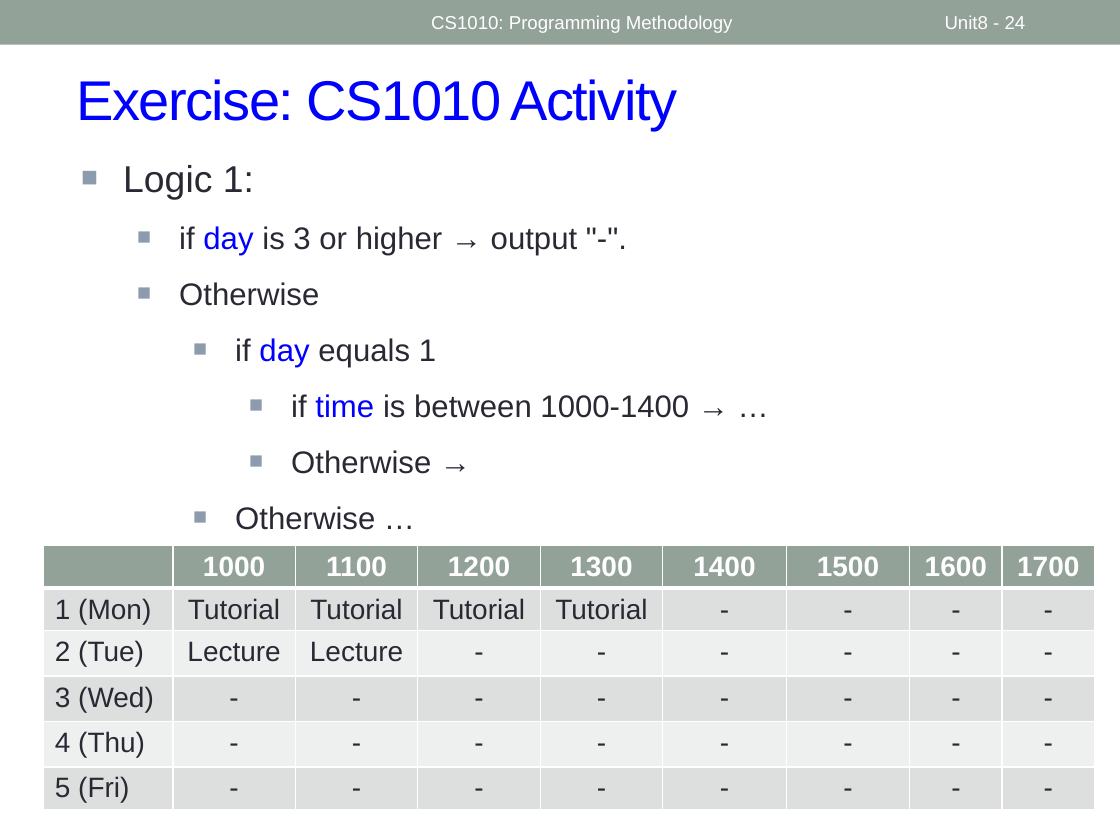
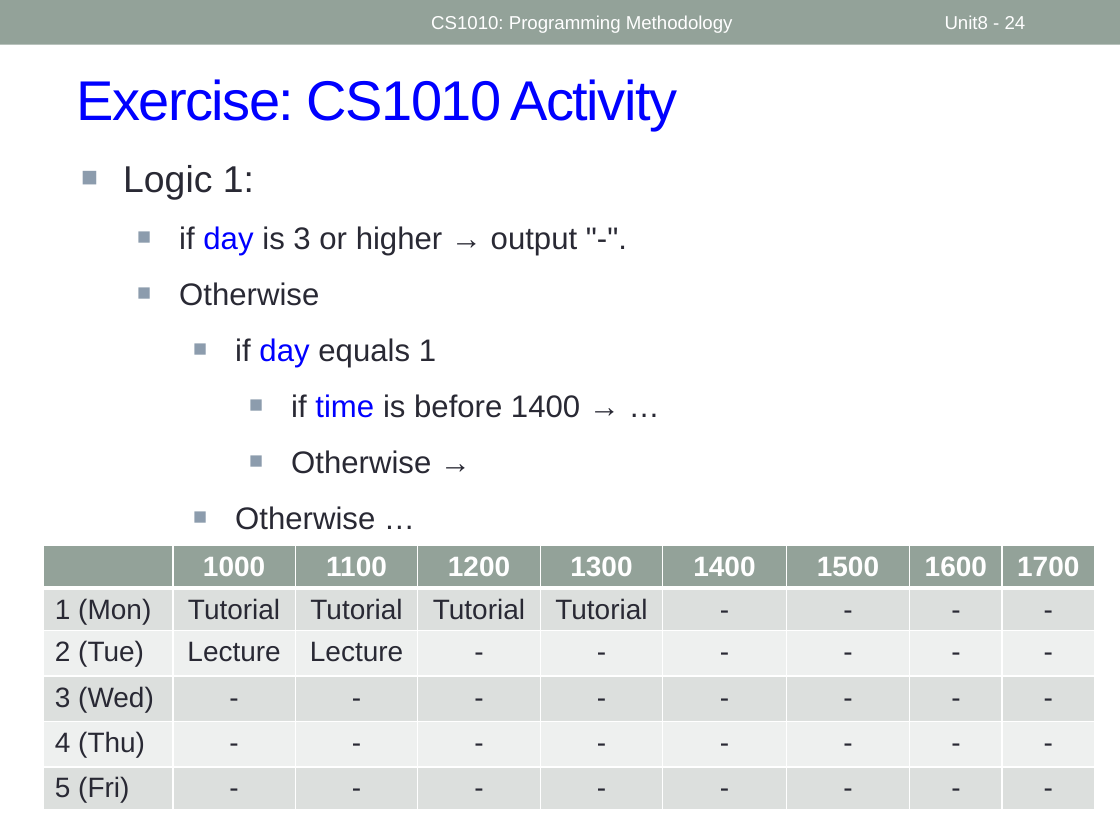
Before and after one commit to nus-cs1010-2526-s2/website, a slide deck: slide 24 of slides/Week4.pptx. Drawn at 1120x840 pixels with LibreOffice and Linux fonts; fonts in the diff are those of the drawing. Boxes give left, top, right and bottom in pixels: in the first picture for what was removed or moved away, otherwise in the second. Text is boxed around its words. In the diff, an @@ line names an element or a change of style, - is before the commit and + after.

```diff
--- a/slides/Week4.pptx
+++ b/slides/Week4.pptx
@@ text at (291,394,580,418): text changed @@
-      ■ if time is between 1000-1400 → …
+      ■ if time is before 1400 → …
```
Also in this commit, not shown: 5 other slides changed, 6 other files.
